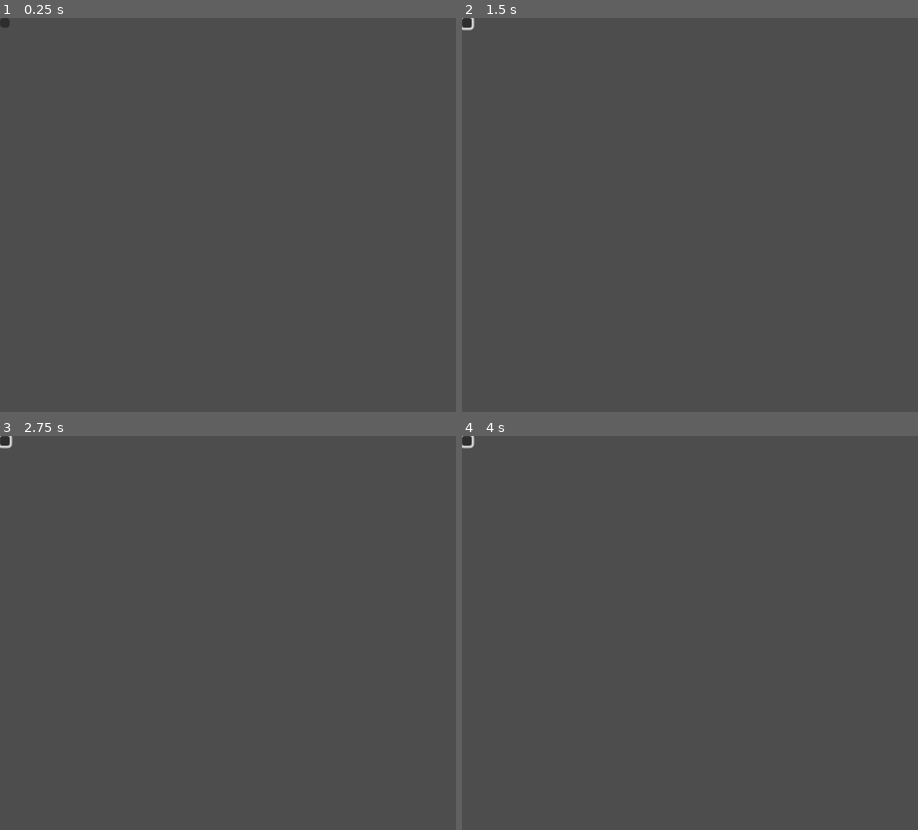
Above: before the commit, frames 1-4 (two rows, left to right).
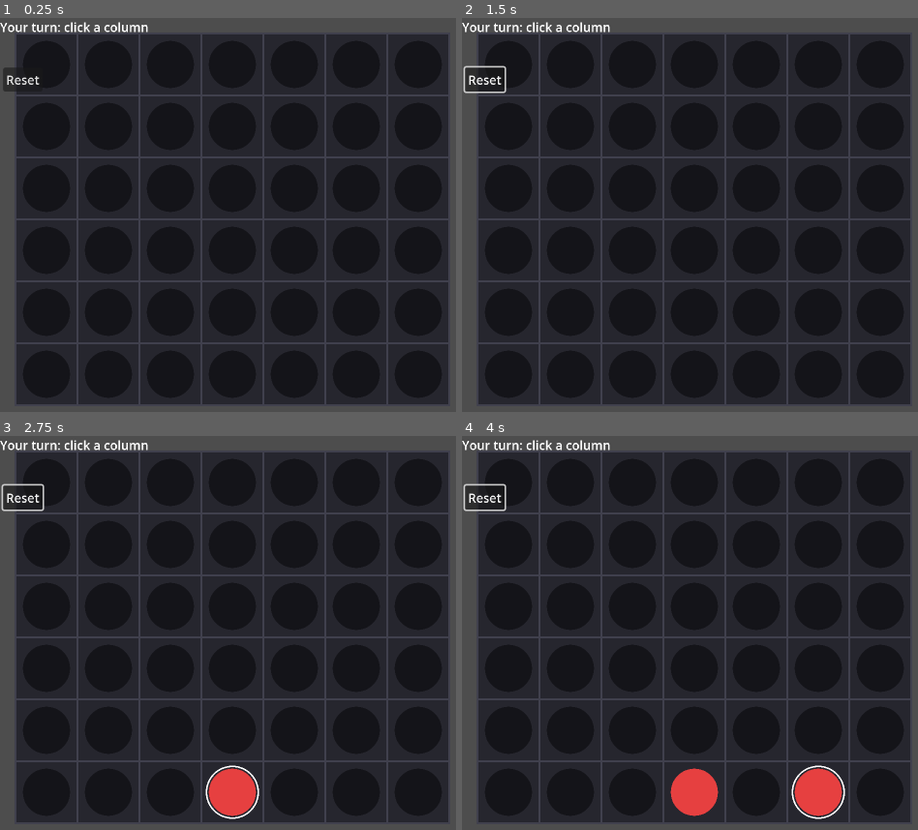
Above: after the commit, the same moments.

Repository: bharper9/CSC-492-Senior-Proj
Game: Godot game, scene res://Scenes/Board.tscn
Two runs of this game, one before a commit and one after it. Both use one fixed random seed, a clock stepped at 60 frames per second and the inputs below. The project has no main scene, so this scene is started directly.
Inputs (mouse positions are in pixels of both pictures, inside the frame that each line leads up to; where the layout moved, square brackets give the same spot in the first picture):
- Up to frame 1 (0.25 s): no input
- Up to frame 2 (1.5 s): click (484, 81) [466, 21] at 0.5 s; move the mouse to (outside the picture) at 1.27 s; click (outside the picture) at 1.42 s
- Up to frame 3 (2.75 s): move the mouse to (232, 676) at 2.02 s; click (232, 676) at 2.17 s
- Up to frame 4 (4 s): move the mouse to (outside the picture) at 2.77 s; click (outside the picture) at 2.92 s; move the mouse to (808, 739) at 3.52 s; click (808, 739) at 3.67 s

The runs differ from the first frame. In frame 1, 85% of the frame differs, in the area x 0-99%, y 0-99%; in frame 2, 85%; in frame 3, 85%; in frame 4, 85%.

Commit message:
Change viewport sizes
screen was to small

Diff:
--- a/Scenes/Board.tscn
+++ b/Scenes/Board.tscn
@@ -1,13 +1,23 @@
-[gd_scene format=3 uid="uid://bdjo65rlvivej"]
+[gd_scene load_steps=3 format=3 uid="uid://bdjo65rlvivej"]
+
+[ext_resource type="Script" uid="uid://dwhp7ptv0ecic" path="res://Scenes/board.gd" id="1_igt3p"]
+[ext_resource type="Script" uid="uid://dfsbmx80tk26h" path="res://Scenes/board_view.gd" id="2_37q8m"]
 
 [node name="Main" type="Node2D"]
+script = ExtResource("1_igt3p")
 
 [node name="BoardView" type="Node2D" parent="."]
+script = ExtResource("2_37q8m")
 
 [node name="StatusLabel" type="Label" parent="."]
 offset_right = 40.0
 offset_bottom = 23.0
 
 [node name="ResetButton" type="Button" parent="."]
-offset_right = 8.0
-offset_bottom = 8.0
+offset_left = 4.0
+offset_top = 64.0
+offset_right = 55.0
+offset_bottom = 95.0
+text = "Reset"
+
+[connection signal="pressed" from="ResetButton" to="." method="_on_reset_button_pressed"]
--- /dev/null
+++ b/Scenes/board.gd
@@ -0,0 +1,131 @@
+extends Node2D
+
+const ROWS := 6
+const COLS := 7
+const EMPTY := 0
+const HUMAN := 1
+const AI := 2
+
+@onready var board_view: Node2D = $BoardView
+@onready var status_label: Label = $StatusLabel
+@onready var reset_button: Button = $ResetButton
+
+var board: Array = []               # board[row][col]
+var current_player: int = HUMAN
+var game_over: bool = false
+
+# Difficulty: just for UI messaging now; later your AI will use this.
+var last_move_row: int = -1
+var last_move_col: int = -1
+
+func _ready() -> void:
+	reset_game()
+
+func reset_game() -> void:
+	board = []
+	for r in ROWS:
+		var row := []
+		for c in COLS:
+			row.append(EMPTY)
+		board.append(row)
+
+	current_player = HUMAN
+	game_over = false
+	last_move_row = -1
+	last_move_col = -1
+
+	status_label.text = "Your turn: click a column"
+	board_view.call("set_board", board)
+	board_view.call("set_last_move", last_move_row, last_move_col)
+	board_view.queue_redraw()
+
+func _unhandled_input(event: InputEvent) -> void:
+	if game_over:
+		return
+	if event is InputEventMouseButton and event.pressed and event.button_index == MOUSE_BUTTON_LEFT:
+		# Convert click x-position into a column based on BoardView geometry
+		var col: int = board_view.call("mouse_to_column", event.position)
+		if col == -1:
+			return
+		try_human_move(col)
+
+
+func try_human_move(col: int) -> void:
+	if current_player != HUMAN or game_over:
+		return
+
+	var drop_row := get_drop_row(col)
+	if drop_row == -1:
+		status_label.text = "Column is full. Choose another."
+		return
+
+	apply_move(drop_row, col, HUMAN)
+
+	# Check end conditions
+	if check_win(drop_row, col, HUMAN):
+		game_over = true
+		status_label.text = "You win! 🎉"
+		return
+
+	if check_draw():
+		game_over = true
+		status_label.text = "Draw."
+		return
+
+	# If you later add AI, switch to AI here.
+	current_player = HUMAN
+	status_label.text = "Your turn: click a column"
+
+func get_drop_row(col: int) -> int:
+	if col < 0 or col >= COLS:
+		return -1
+	# row 0 is bottom; find lowest EMPTY
+	for r in ROWS:
+		if board[r][col] == EMPTY:
+			return r
+	return -1
+
+func apply_move(row: int, col: int, player: int) -> void:
+	board[row][col] = player
+	last_move_row = row
+	last_move_col = col
+
+	board_view.call("set_board", board)
+	board_view.call("set_last_move", last_move_row, last_move_col)
+	board_view.queue_redraw()
+
+func check_draw() -> bool:
+	# If no column has space, it's a draw (assuming no win already)
+	for c in COLS:
+		if board[ROWS - 1][c] == EMPTY:
+			return false
+	return true
+
+func check_win(row: int, col: int, player: int) -> bool:
+	# Check 4 directions: horiz, vert, diag1, diag2
+	return (
+		count_line(row, col, 0, 1, player) >= 4 or
+		count_line(row, col, 1, 0, player) >= 4 or
+		count_line(row, col, 1, 1, player) >= 4 or
+		count_line(row, col, 1, -1, player) >= 4
+	)
+
+func count_line(row: int, col: int, dr: int, dc: int, player: int) -> int:
+	# Count contiguous pieces in both directions including the origin
+	var total := 1
+	total += count_dir(row, col, dr, dc, player)
+	total += count_dir(row, col, -dr, -dc, player)
+	return total
+
+func count_dir(row: int, col: int, dr: int, dc: int, player: int) -> int:
+	var r := row + dr
+	var c := col + dc
+	var count := 0
+	while r >= 0 and r < ROWS and c >= 0 and c < COLS and board[r][c] == player:
+		count += 1
+		r += dr
+		c += dc
+	return count
+
+func _on_reset_button_pressed() -> void:
+	reset_game()
--- /dev/null
+++ b/Scenes/board_view.gd
@@ -0,0 +1,71 @@
+extends Node2D
+
+const ROWS := 6
+const COLS := 7
+const EMPTY := 0
+const HUMAN := 1
+const AI := 2
+
+# Board rendering settings
+@export var cell_size: float = 80.0
+@export var padding: float = 20.0
+
+var board: Array = []
+var last_move_row: int = -1
+var last_move_col: int = -1
+
+func set_board(new_board: Array) -> void:
+	board = new_board
+
+func set_last_move(r: int, c: int) -> void:
+	last_move_row = r
+	last_move_col = c
+
+func mouse_to_column(mouse_pos: Vector2) -> int:
+	var local := to_local(mouse_pos)
+	var board_origin := Vector2(padding, padding)
+
+	var x := local.x - board_origin.x
+	var y := local.y - board_origin.y
+
+	var w := COLS * cell_size
+	var h := ROWS * cell_size
+
+	if x < 0.0 or x >= w or y < 0.0 or y >= h:
+		return -1
+
+	return int(floor(x / cell_size))
+
+func _draw() -> void:
+	var origin := Vector2(padding, padding)
+	var w := COLS * cell_size
+	var h := ROWS * cell_size
+
+	# Background board
+	draw_rect(Rect2(origin, Vector2(w, h)), Color(0.15, 0.15, 0.18), true)
+
+	# Grid + pieces
+	for r in ROWS:
+		for c in COLS:
+			var cell_top_left := origin + Vector2(c * cell_size, (ROWS - 1 - r) * cell_size)
+			draw_rect(Rect2(cell_top_left, Vector2(cell_size, cell_size)), Color(0.25, 0.25, 0.30), false, 2.0)
+
+			var center := cell_top_left + Vector2(cell_size / 2.0, cell_size / 2.0)
+			var radius := cell_size * 0.38
+
+			# Piece color
+			var v := EMPTY
+			if board.size() == ROWS and board[r].size() == COLS:
+				v = board[r][c]
+
+			var col := Color(0.08, 0.08, 0.10) # empty slot
+			if v == HUMAN:
+				col = Color(0.90, 0.25, 0.25)
+			elif v == AI:
+				col = Color(0.90, 0.85, 0.25)
+
+			draw_circle(center, radius, col)
+
+			# Optional: highlight last move with a thin ring
+			if r == last_move_row and c == last_move_col and last_move_row != -1:
+				draw_arc(center, radius + 3.0, 0.0, TAU, 48, Color(1, 1, 1), 2.0)
--- a/project.godot
+++ b/project.godot
@@ -16,8 +16,8 @@
 
 [display]
 
-window/size/viewport_width=1280
-window/size/viewport_height=720
+window/size/viewport_width=2000
+window/size/viewport_height=1125
 window/size/resizable=false
 window/stretch/scale=2.0
 window/stretch/scale_mode="integer"
Not shown, added: Scenes/board.gd.uid
Not shown, added: Scenes/board_view.gd.uid
